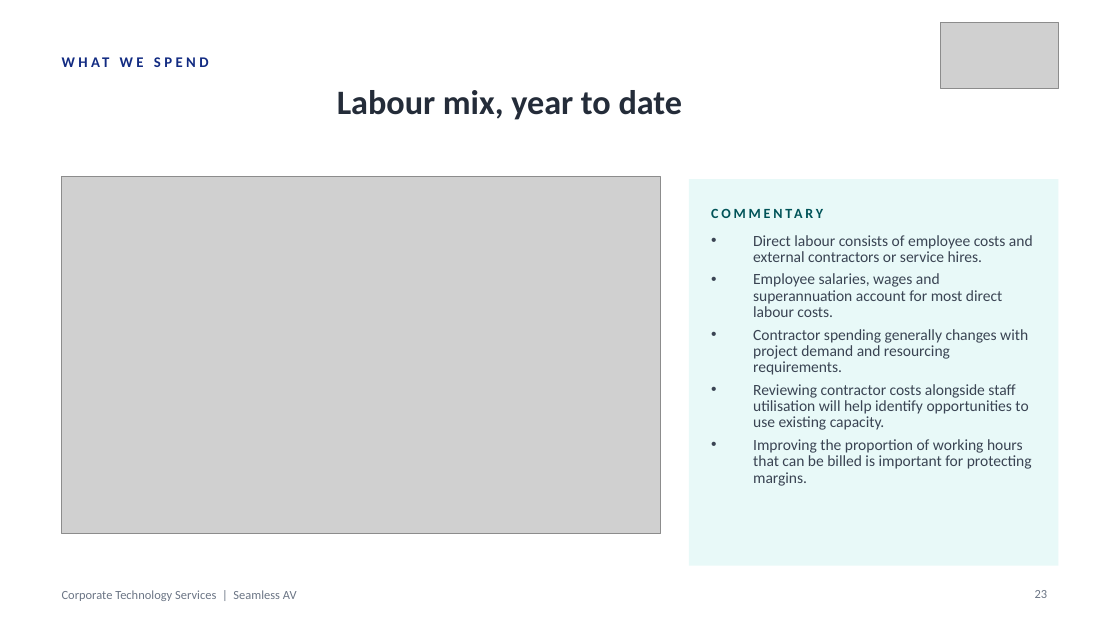
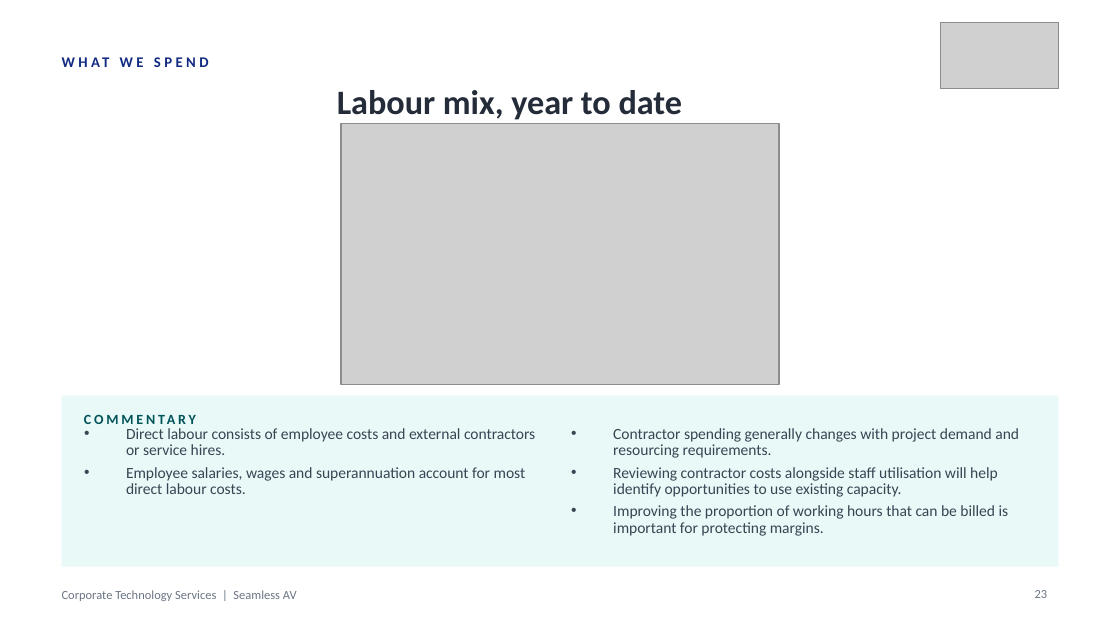
Before and after one commit to WesleyNelson-O33/Claude, a slide deck: slide 23 of deck/CTS Monthly Business Review - 30092026.pptx. Drawn at 1120x630 pixels with LibreOffice and Linux fonts; fonts in the diff are those of the drawing; grey boxes stand for pictures. Boxes give left, top, right and bottom in pixels: in the first picture for what was removed or moved away, otherwise in the second. Text is boxed around its words. In the diff, an @@ line names an element or a change of style, - is before the commit and + after.

```diff
--- a/deck/CTS Monthly Business Review - 30092026.pptx
+++ b/deck/CTS Monthly Business Review - 30092026.pptx
@@ picture added at [340, 123, 778, 384] @@
@@ picture removed at [62, 177, 661, 533] @@
@@ text at [753, 235, 1033, 317]: paragraphs removed @@
-• Direct labour consists of employee costs and external contractors or service hires.
-• Employee salaries, wages and superannuation account for most direct labour costs.
@@ rectangle: place and size @@
-rectangle at [689, 179, 1058, 566]
+rectangle at [62, 395, 1058, 567]
@@ text "COMMENTARY" rewrapped from [711, 199, 1036, 227] to [84, 404, 420, 432] @@
@@ text added at [126, 428, 535, 494], 10 pt, text #3A4453 @@
+• Direct labour consists of employee costs and external contractors or service hires.
+• Employee salaries, wages and superannuation account for most direct labour costs.
@@ text "Contractor spending generally changes with ...": place and size @@
-text "Contractor spending generally changes with ..." at [753, 235, 1033, 486]
+text "Contractor spending generally changes with ..." at [613, 428, 1019, 536]
```
Also in this commit, not shown: 8 other slides changed, 27 other files.
